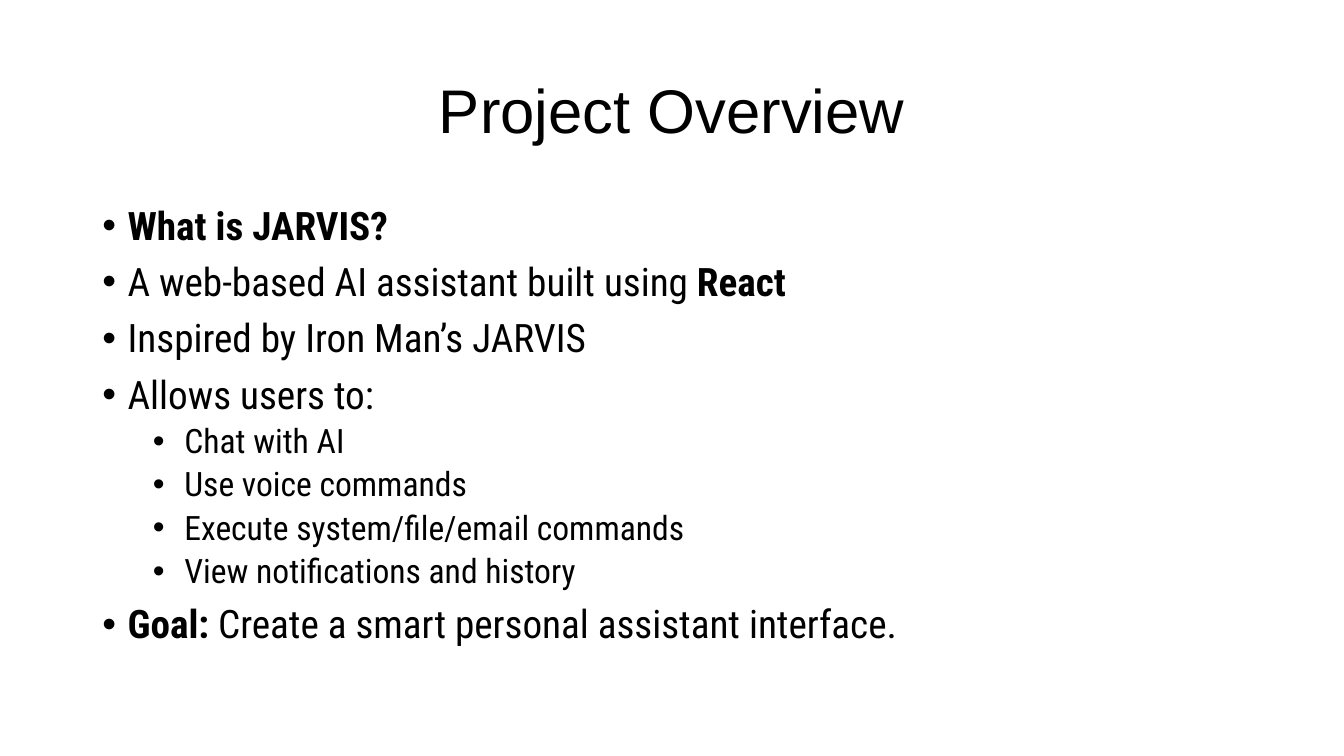
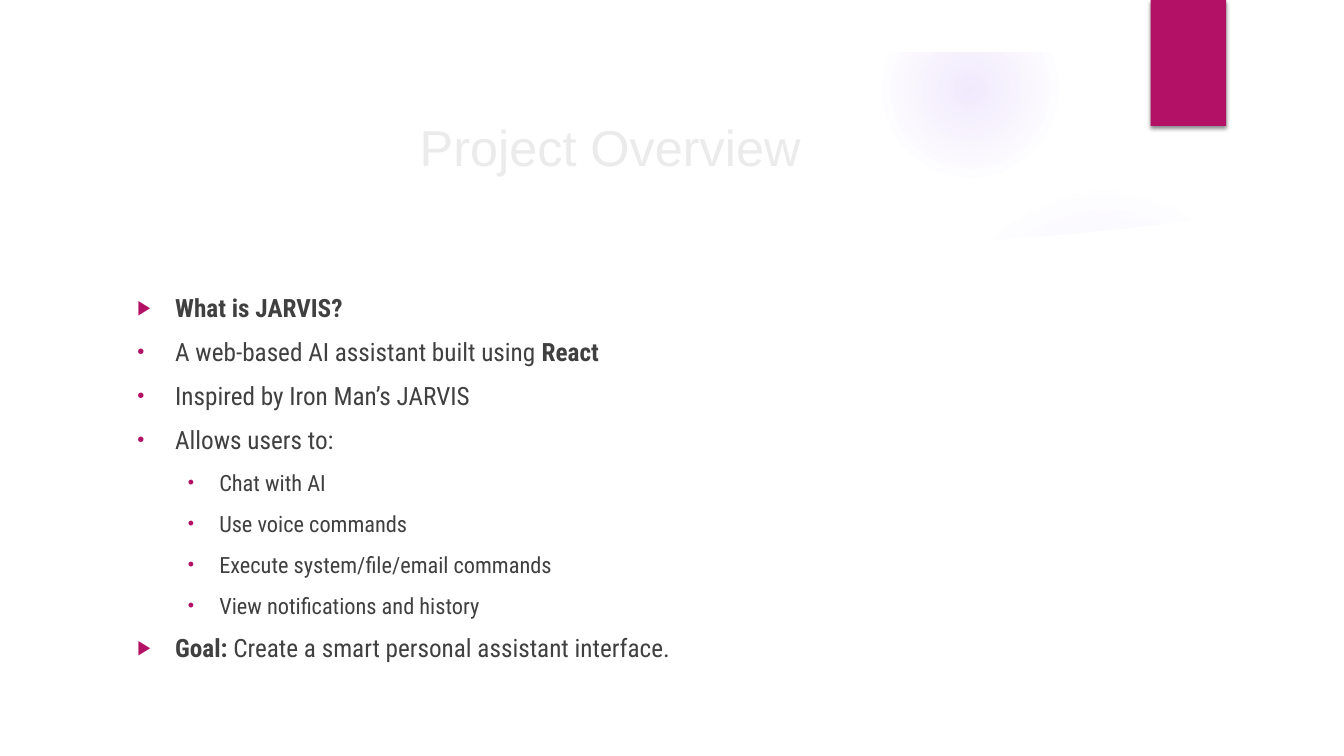
Before and after one commit to devbysamcloudy/FINAL-PROJECT, a slide deck: slide 2 of JARVIS AI Assistant.pptx. Drawn at 1344x756 pixels with LibreOffice and Linux fonts; fonts in the diff are those of the drawing; background and template pictures are left out. Boxes give left, top, right and bottom in pixels: in the first picture for what was removed or moved away, otherwise in the second. Text is boxed around its words. In the diff, an @@ line names an element or a change of style, - is before the commit and + after.

```diff
--- a/JARVIS AI Assistant.pptx
+++ b/JARVIS AI Assistant.pptx
@@ group added at [0, 0, 1344, 756]: 3 ellipses, 2 freeform shapes @@
@@ rectangle added at [1150, 0, 1226, 126], fill #B31166 @@
@@ title "Project Overview": place and size @@
-title "Project Overview" at [439, 88, 905, 145]
+title "Project Overview" at [127, 107, 1093, 185]
@@ title "Project Overview" at [127, 107, 1093, 185]: size 44 to 36 pt, text colour #000000 to #EBEBEB; line spacing 0.9 to 1 @@
@@ text "What is JARVIS?": place and size @@
-text "What is JARVIS?" at [128, 210, 897, 646]
+text "What is JARVIS?" at [175, 298, 670, 662]
@@ text "What is JARVIS?" at [175, 298, 670, 662]: size 28 to 18 pt in "What is JARVIS?", "A web-based AI assistant built using React", "Inspired by Iron Man’s JARVIS", "Allows users to:" and 1 more places; text colour #000000 to #404040; size 24 to 16 pt in "Chat with AI", "Use voice commands", "Execute system/file/email commands", "View notifications and history"; bullet • to ▶; line spacing 0.9 to 1; indent changed; more space between paragraphs @@
```
Also in this commit, not shown: 13 other slides changed, 1 slide added, 2 other files.
